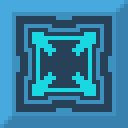
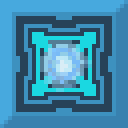
Revision of a layered 128px x 128px image; what changed, layer by layer:
added layer "Layer 1 copy" (95%) above "Layer 6" over [40, 40, 92, 92]
